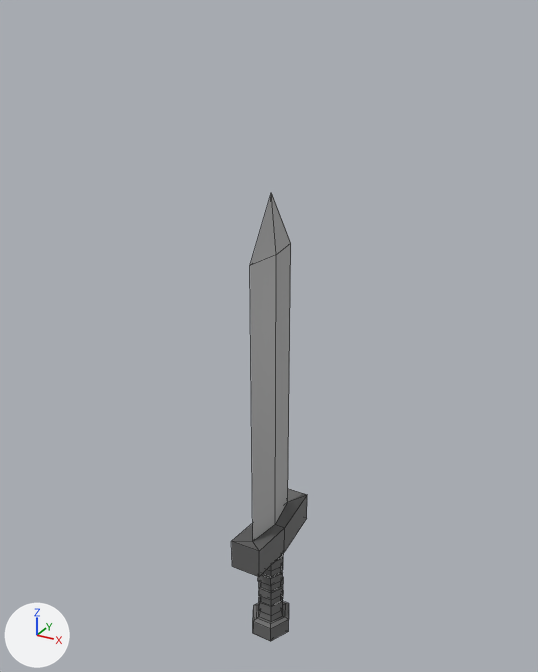
The Blender file Assets/_Assets/PrefabsVisual/FinalProduct/IronSword.blend, before and after one commit.
Both versions are drawn from a 50 mm lens placed at (0.426, -0.78, 0.874), pointed at (-0.014, 0.02, 0.473). The lights are fixed; the arrows at lower left show +X, +Y and +Z. Mesh edges are drawn as thin lines.

Names of what the first picture shows: 'Blade', 'Guard', 'Handle.001'.
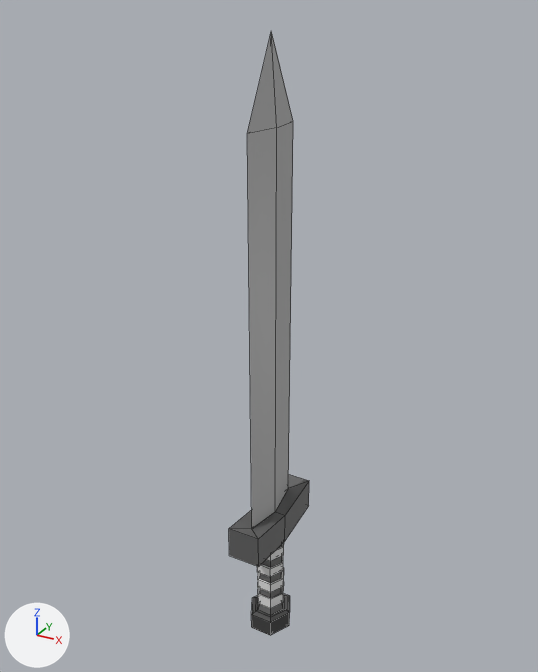
Where the change shows, as pixel boxes [x1, y1, x2, y2] in the pictures (538 x 672 px; the box of a moved part takes in the faces that stretch with it):
'Blade', moved, rescaled (12% wider, 43% taller)
    before: [250, 192, 291, 541]
    after: [247, 30, 293, 529]
'Guard', moved, rescaled
    before: [231, 489, 307, 577]
    after: [229, 475, 309, 567]
'Handle.001', reshaped, moved, rescaled (8% wider)
    before: [253, 554, 289, 641]
    after: [251, 543, 290, 635]
part 4 of me_cube_003, moved or reshaped
    before: [253, 554, 289, 641]
    after: [251, 543, 290, 635]

The change in detail:
Material 'HandleRope' (mat_handlerope) is new.
Its base color is (0.8, 0.8, 0.8) (white #e7e7e7).
Material 'HandleKnob' (mat_handleknob) is new.
Its base color is (0.0534, 0.0534, 0.0534) (black #414141).
me_cube_001 has 9 vertices, 9 faces and spans x -0.3..0.3, y -2.4..2.4, z -1.8..20.2.
me_cube_001 is used by ob_blade; location (0.0, 0.002, 0.223); scale (0.0222, 0.0222, 0.0222).
me_cube_001 part 1: the whole mesh is scaled about its middle by (0.0233, 0.0233, 0.0299), then moved by (0.0, 0.0, -8.7).
me_cube_002 has 16 vertices, 15 faces and spans x -1.0..1.0, y -3.34..3.34, z -1.0..1.51.
me_cube_002 is used by ob_guard; location (0.0, 0.002, 0.162); scale (0.0222, 0.0222, 0.0222).
me_cube_002 part 2: the whole mesh is scaled about its middle by 0.0233, then moved by (0.0, 0.0, -0.07).
me_cube_003 is used by ob_handle_001; location (0.0, 0.002, 0.113); scale (0.0222, 0.0222, 0.0222).
me_cube_003 had 136 vertices, 127 faces and spanned x -1.4..1.4, y -1.36..1.36, z -5.63..1.38.
me_cube_003 now has 132 vertices, 129 faces and spans x -0.03..0.03, y -0.03..0.03, z 0.0..0.17.
me_cube_003 part 3: the loose piece of 4 vertices spanning x 0.44..0.9, y -0.02..0.89, z -1.14..-0.51 is deleted.
me_cube_003 part 4: 132 vertices removed from x -1.4..1.4, y -1.36..1.36, z -5.63..1.38; 132 vertices added at x -0.03..0.03, y -0.03..0.03, z 0.0..0.17.
me_cube_003 now uses material mat_handlerope (white #e7e7e7).
me_cube_003 now uses material mat_handleknob (black #414141).
Object 'Blade' (ob_blade) is rescaled from (0.0222, 0.0222, 0.0222) to (1.0, 1.0, 1.0).
Object 'Blade' (ob_blade) moves from (0.0, 0.002, 0.223) to (0.0, 0.0, 0.0).
Object 'Guard' (ob_guard) is rescaled from (0.0222, 0.0222, 0.0222) to (1.0, 1.0, 1.0).
Object 'Guard' (ob_guard) moves from (0.0, 0.002, 0.162) to (0.0, 0.0, 0.0).
Object 'Handle.001' (ob_handle_001) is rescaled from (0.0222, 0.0222, 0.0222) to (1.0, 1.0, 1.0).
Object 'Handle.001' (ob_handle_001) moves from (0.0, 0.002, 0.113) to (0.0, 0.0, 0.0).
